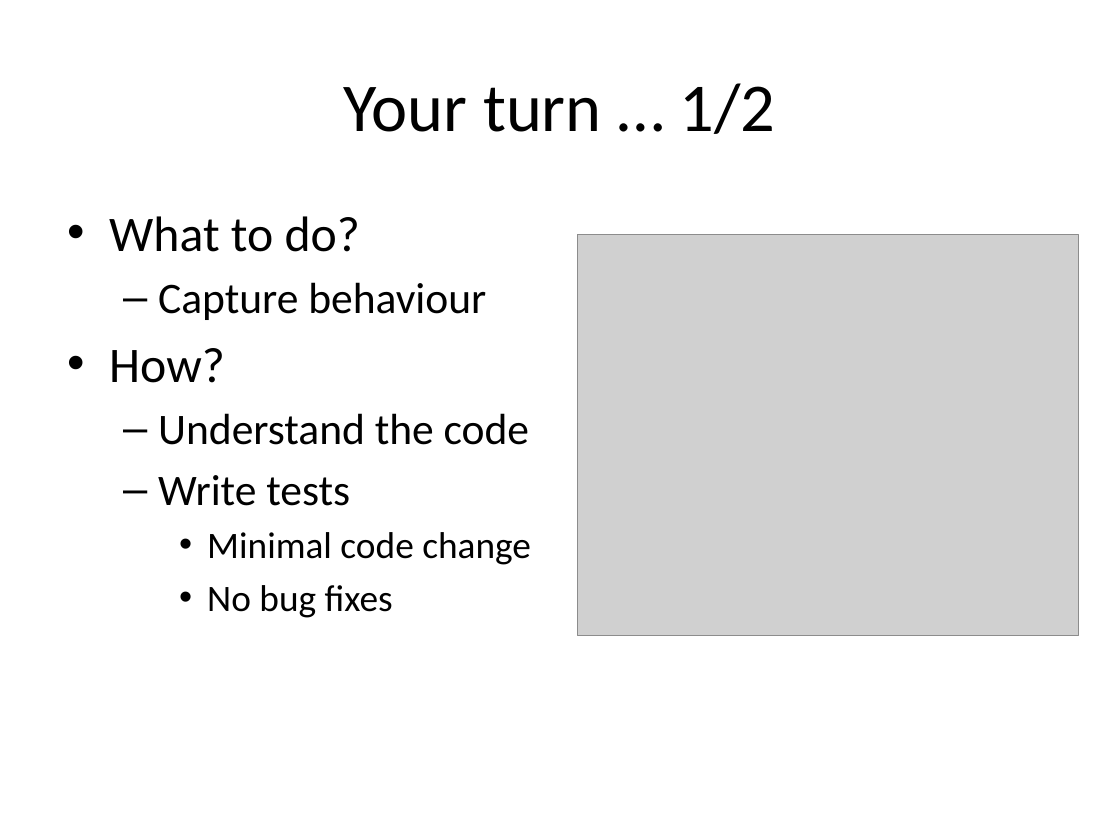
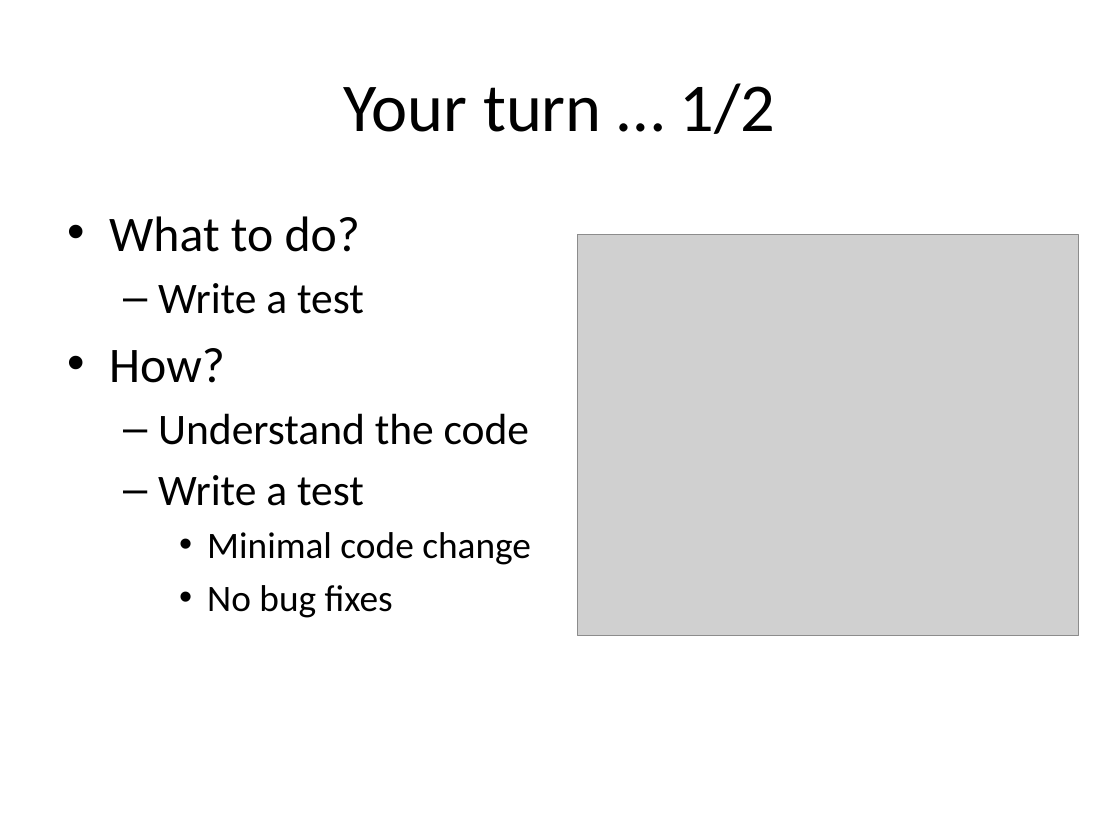
Before and after one commit to gsabev/ista2014, a slide deck: slide 14 of ISTA.pptx. Drawn at 1120x840 pixels with LibreOffice and Linux fonts; fonts in the diff are those of the drawing; grey boxes stand for pictures. Boxes give left, top, right and bottom in pixels: in the first picture for what was removed or moved away, otherwise in the second. Text is boxed around its words. In the diff, an @@ line names an element or a change of style, - is before the commit and + after.

```diff
--- a/ISTA.pptx
+++ b/ISTA.pptx
@@ text at <box>158,283,364,314</box>: text changed @@
-  – Capture behaviour
+  – Write a test
@@ text at <box>158,475,364,506</box>: text changed @@
-  – Write tests
+  – Write a test
```
Also in this commit, not shown: 2 other slides changed, 1 slide added, 24 other files.
